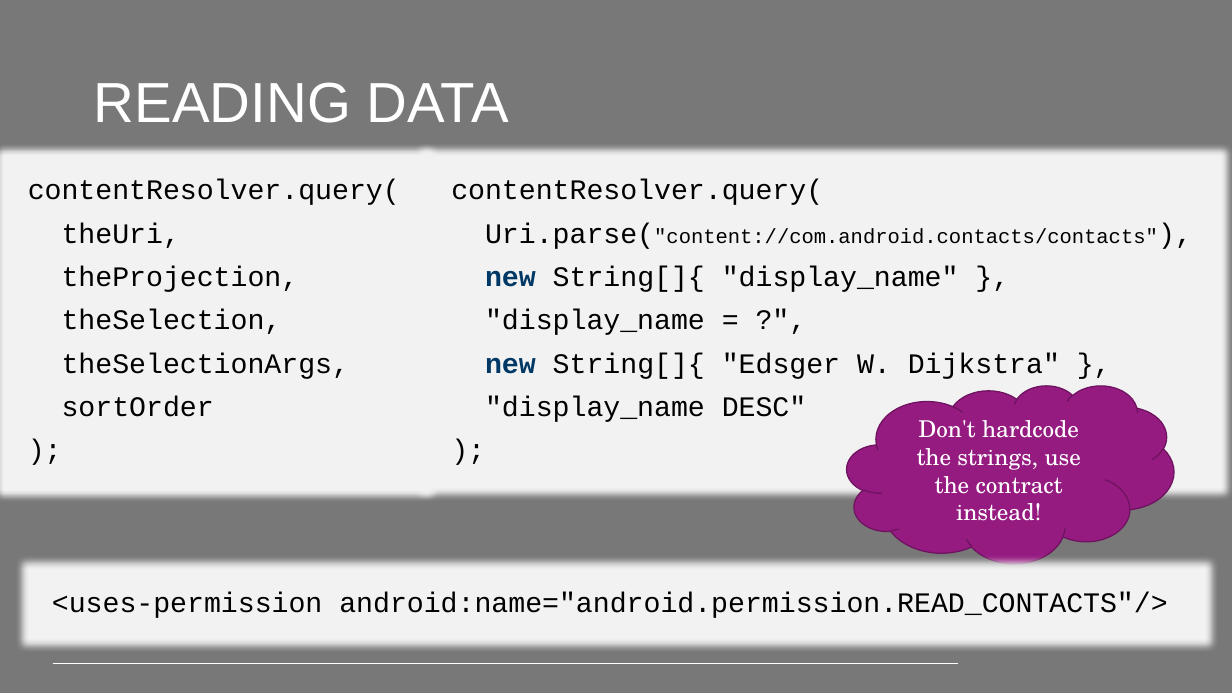
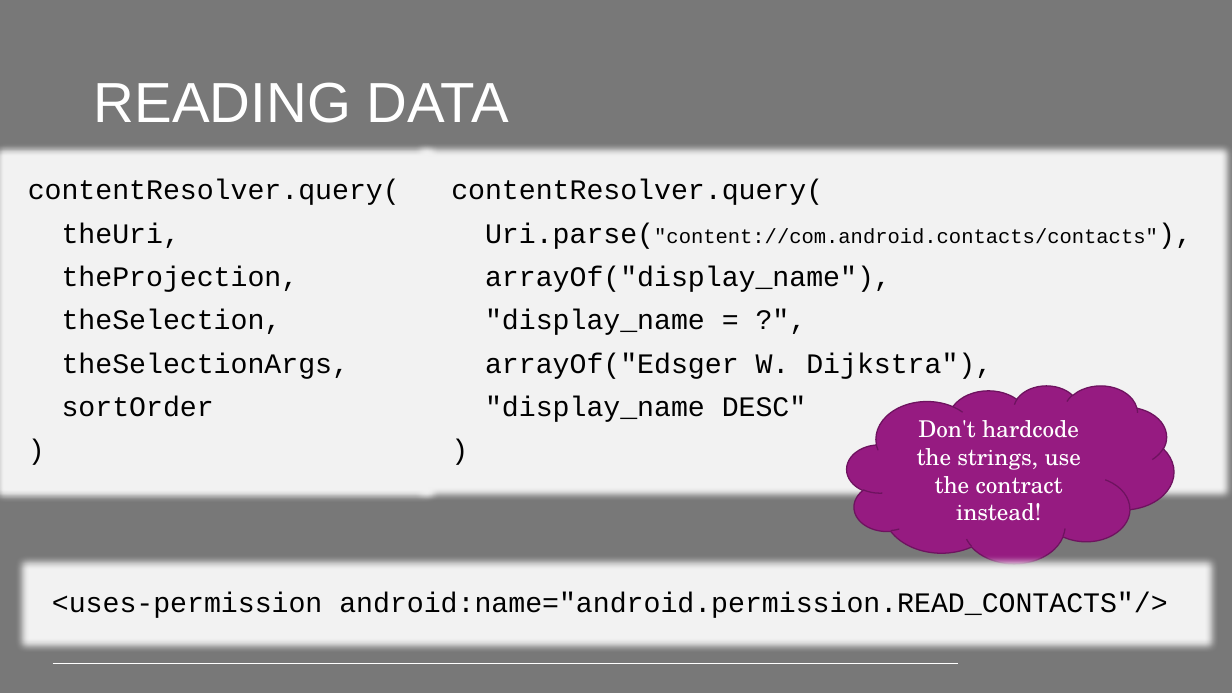
Before and after one commit to PeppeL-G/course-material, a slide deck: slide 8 of src/lectures/android-content-providers/android-content-providers.pptx. Drawn at 1232x693 pixels with LibreOffice and Linux fonts; fonts in the diff are those of the drawing; background and template pictures are left out. Boxes give left, top, right and bottom in pixels: in the first picture for what was removed or moved away, otherwise in the second. Text is boxed around its words. In the diff, an @@ line names an element or a change of style, - is before the commit and + after.

```diff
--- a/src/lectures/android-content-providers/android-content-providers.pptx
+++ b/src/lectures/android-content-providers/android-content-providers.pptx
@@ text at <box>28,179,400,417</box>: text changed @@
-);
+)
@@ text at <box>451,179,1158,422</box>: text changed @@
-);
+)
@@ text at <box>485,266,891,292</box>: text changed @@
-new String[]{ "display_name" },
+arrayOf("display_name"),
@@ text at <box>485,353,992,379</box>: text changed @@
-new String[]{ "Edsger W. Dijkstra" },
+arrayOf("Edsger W. Dijkstra"),
```
Also in this commit, not shown: 15 other slides changed, 9 other files.
